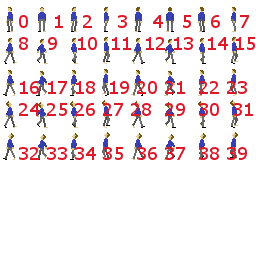
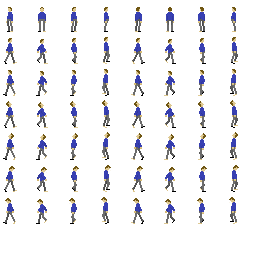
Before/after of a w=256, h=256 layered artwork. What changed in the layer stack:
hid "0 1 2 3 4 5 6 ...", painted on it over [19, 15, 255, 224]
painted on "Man.png" over [3, 165, 239, 224]
